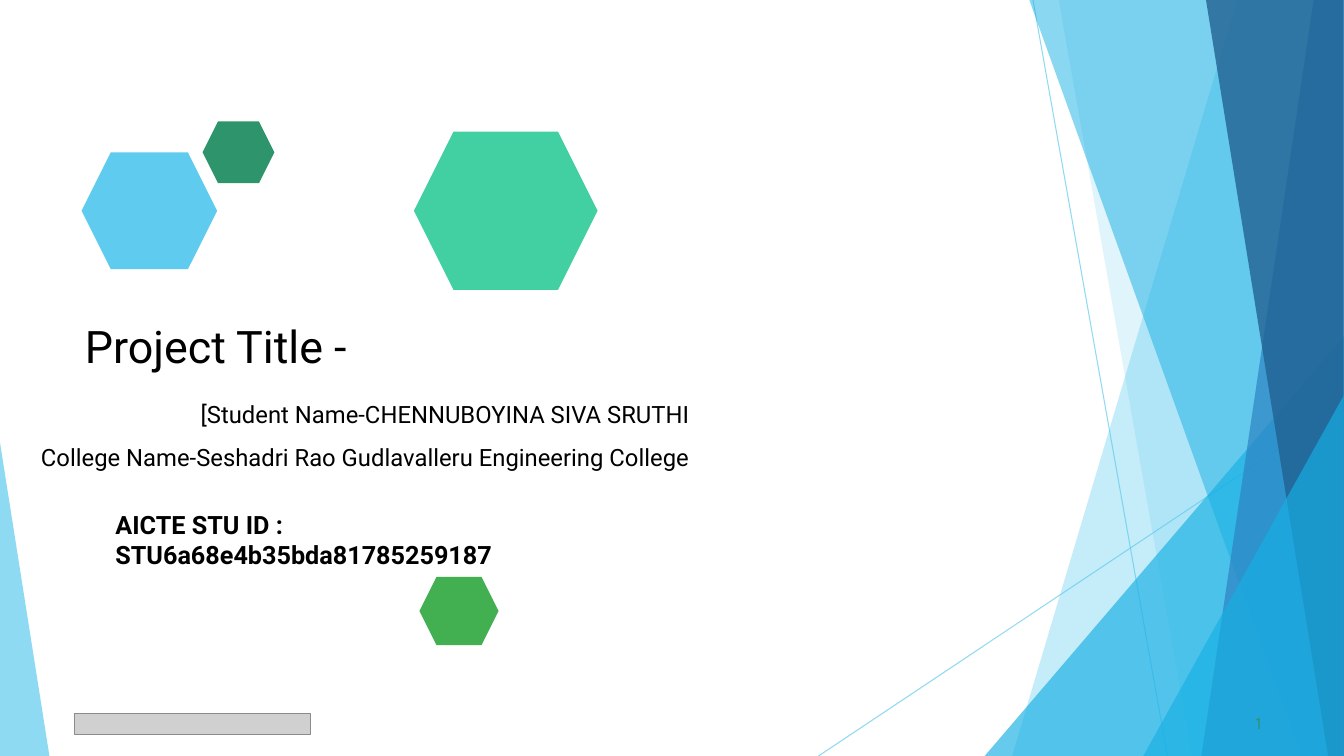
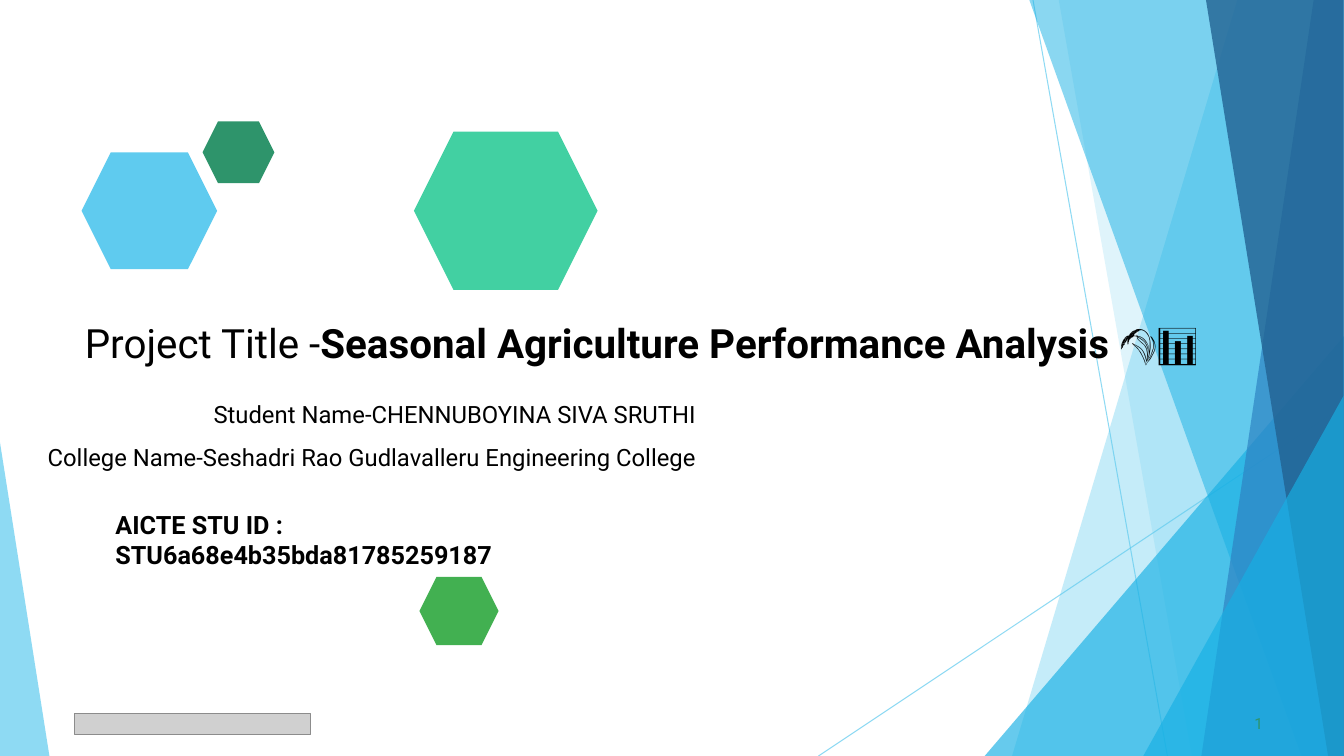
Before and after one commit to chennuboyinasivasruthi-ops/VOIS_Project, a slide deck: slide 1 of VOIS_Major_Project_PPT_Submission_Template.pptx. Drawn at 1344x756 pixels with LibreOffice and Linux fonts; fonts in the diff are those of the drawing; grey boxes stand for pictures. Boxes give left, top, right and bottom in pixels: in the first picture for what was removed or moved away, otherwise in the second. Text is boxed around its words. In the diff, an @@ line names an element or a change of style, - is before the commit and + after.

Commit message:
modified ppt

```diff
--- a/VOIS_Major_Project_PPT_Submission_Template.pptx
+++ b/VOIS_Major_Project_PPT_Submission_Template.pptx
@@ title at [85,322,1109,369]: text changed; size 32 to 28.8 pt; bold on @@
-Project Title -
+Project Title -Seasonal Agriculture Performance Analysis 🌾📊
@@ text at [214,405,696,424]: text changed @@
-[Student Name-CHENNUBOYINA SIVA SRUTHI
+Student Name-CHENNUBOYINA SIVA SRUTHI
```
Also in this commit, not shown: 13 other slides changed.
